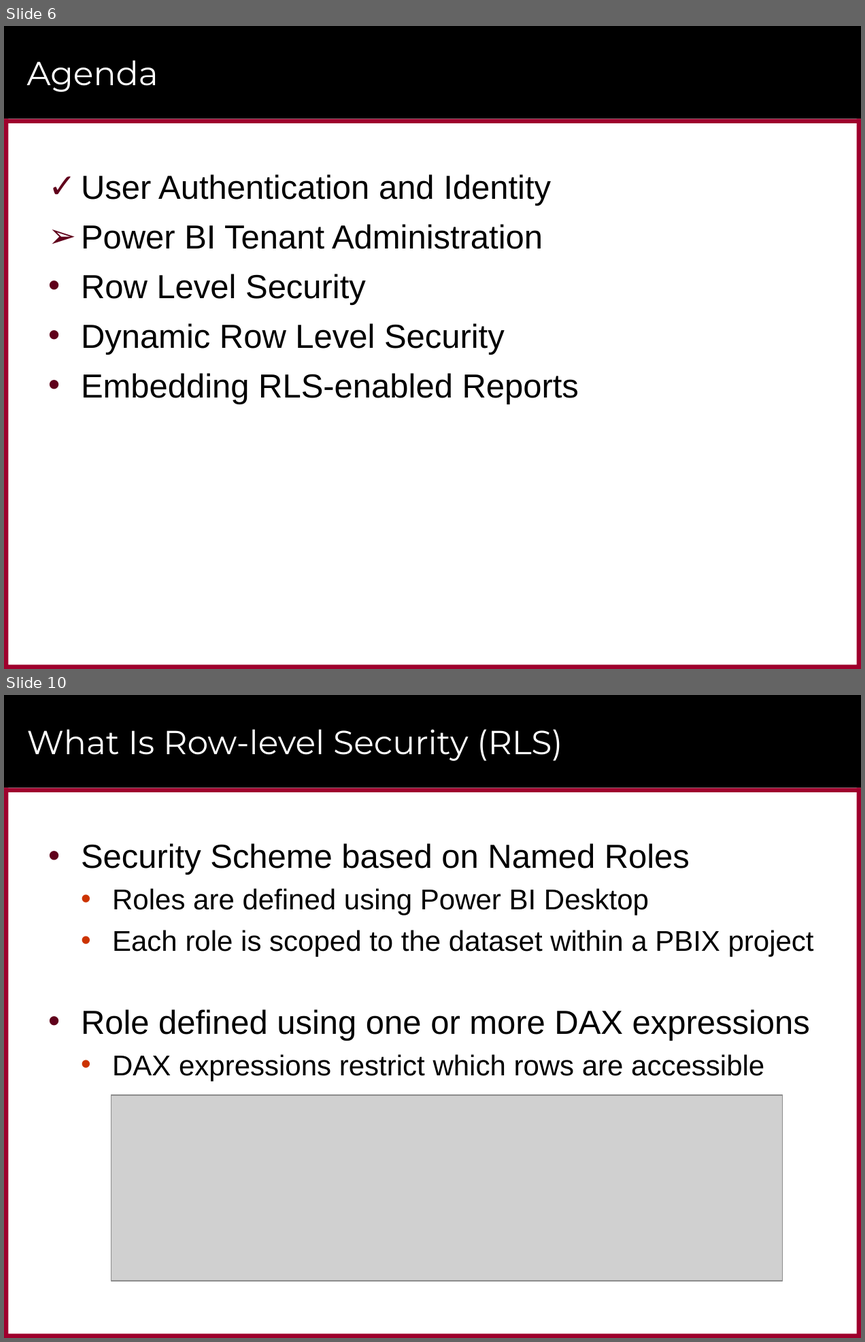
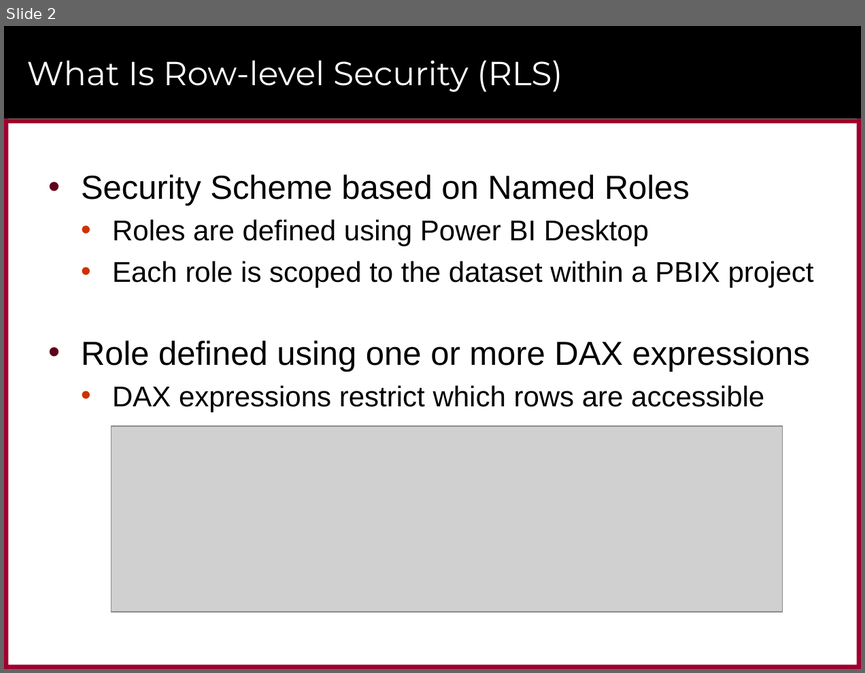
Before and after one commit to PowerBiDevCamp/Camp-Sessions, a slide deck: Presentations/Row Level Security.pptx. Shown one above the other, each under a label of ours: slides 6 and 10 before the commit, slide 2 after it; the slides between them are not shown. The pictures are 865x1342 and 865x673 pixels, drawn with LibreOffice and Linux fonts; fonts in the diff are those of the drawing; grey boxes stand for pictures; background and template pictures are left out. Boxes give left, top, right and bottom in pixels: in the first picture for what was removed or moved away, otherwise in the second. Text is boxed around its words. In the diff, an @@ line names an element or a change of style, - is before the commit and + after.

```diff
--- a/Presentations/Row Level Security.pptx
+++ b/Presentations/Row Level Security.pptx
@@ slide 6 removed at <box>4,26,861,669</box>, background #FFFFFF; not listed: 6 template elements that a slide beside it also shows @@
@@ title removed at <box>27,60,158,92</box> @@
-Agenda
@@ text removed at <box>81,174,579,404</box> @@
-✓ User Authentication and Identity
-➢ Power BI Tenant Administration
-• Row Level Security
-• Dynamic Row Level Security
-• Embedding RLS-enabled Reports
@@ what was slide 10 is now slide 2 @@
```
Also in this commit, not shown: 6 slides changed, 3 slides added, 8 other slides removed, 3 other files.
